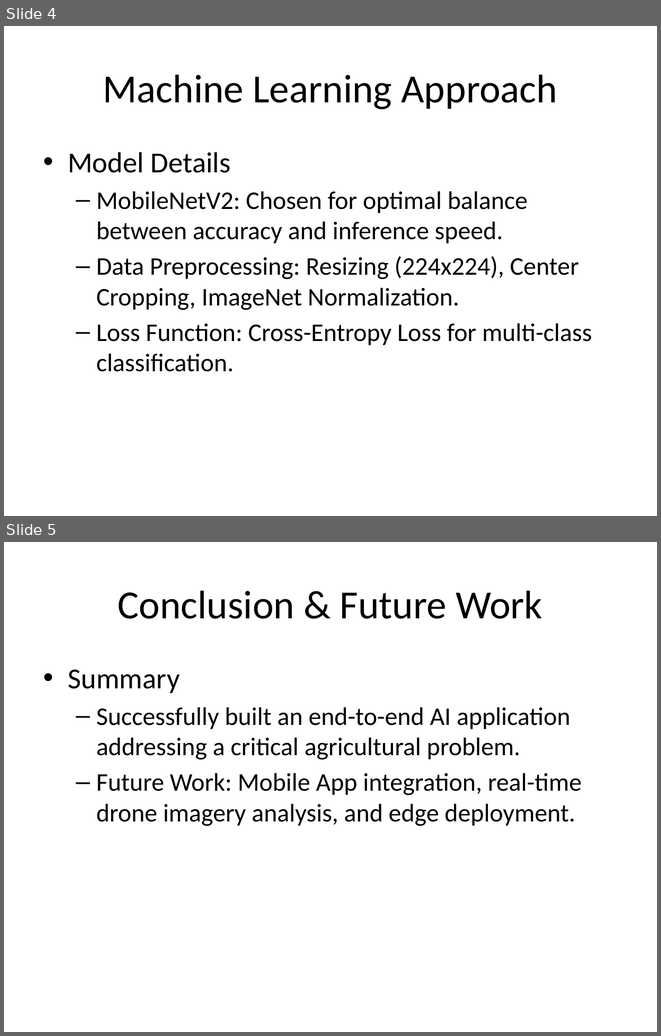
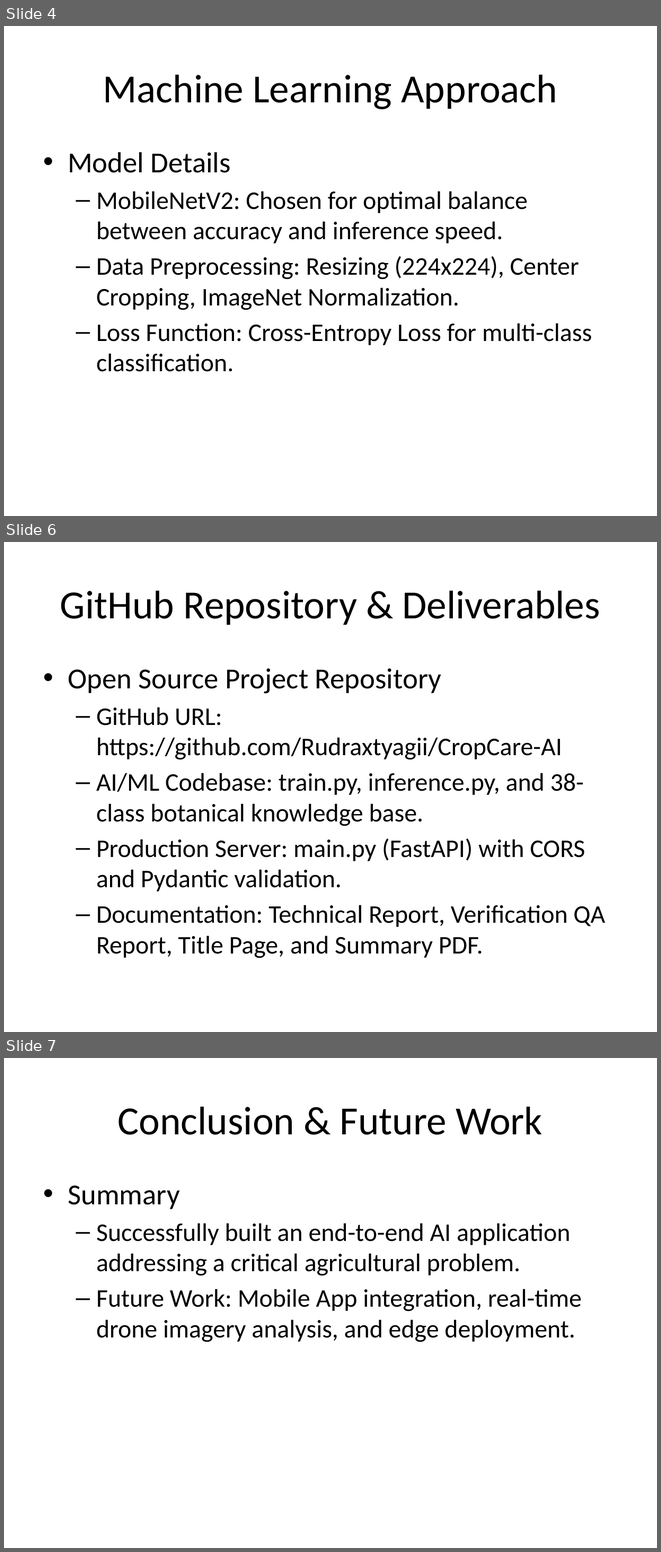
Before and after one commit to Rudraxtyagii/CropCare-AI, a slide deck: Presentation.pptx. Shown one above the other, each under a label of ours: slides 4 and 5 before the commit, slides 4, 6 and 7 after it; the slides between them are not shown. The pictures are 661x1036 and 661x1552 pixels, drawn with LibreOffice and Linux fonts; fonts in the diff are those of the drawing. Boxes give left, top, right and bottom in pixels: in the first picture for what was removed or moved away, otherwise in the second. Text is boxed around its words. In the diff, an @@ line names an element or a change of style, - is before the commit and + after.

Commit message:
docs: add formal 5-chapter final submission report PDF and update PPT slides with GitHub repo link

```diff
--- a/Presentation.pptx
+++ b/Presentation.pptx
@@ slide 6 added at bbox=[4, 542, 657, 1032], background #FFFFFF @@
@@ title added at bbox=[60, 590, 600, 625], 44 pt, text #000000 @@
+GitHub Repository & Deliverables
@@ text added at bbox=[68, 668, 605, 958], 28 pt, text #000000 @@
+• Open Source Project Repository
+  – GitHub URL: https://github.com/Rudraxtyagii/CropCare-AI
+  – AI/ML Codebase: train.py, inference.py, and 38-class botanical knowledge base.
+  – Production Server: main.py (FastAPI) with CORS and Pydantic validation.
+  – Documentation: Technical Report, Verification QA Report, Title Page, and Summary PDF.
@@ what was slide 5 is now slide 7 @@
```
Also in this commit, not shown: 1 other slide added, 4 other files.
